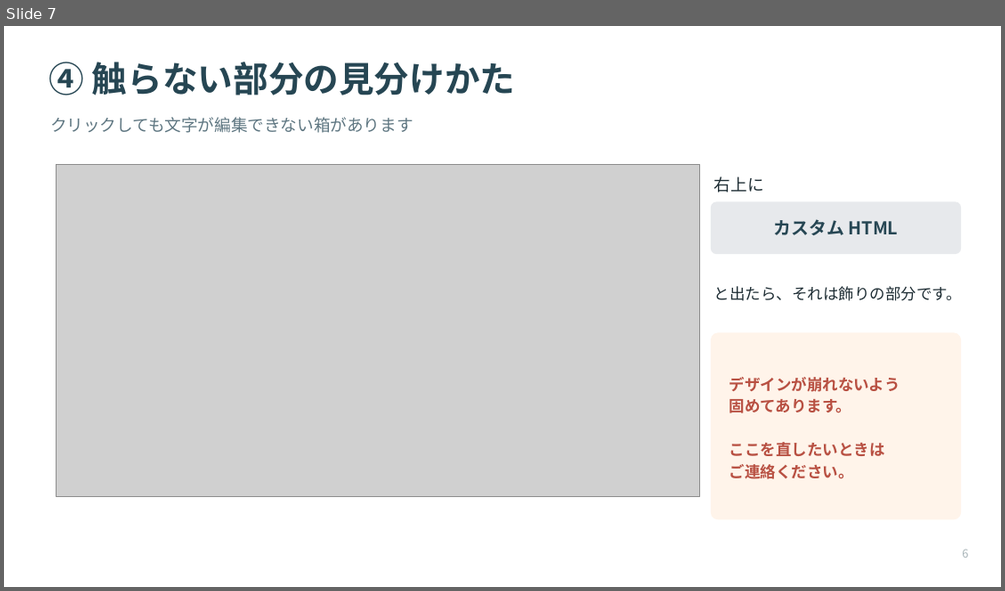
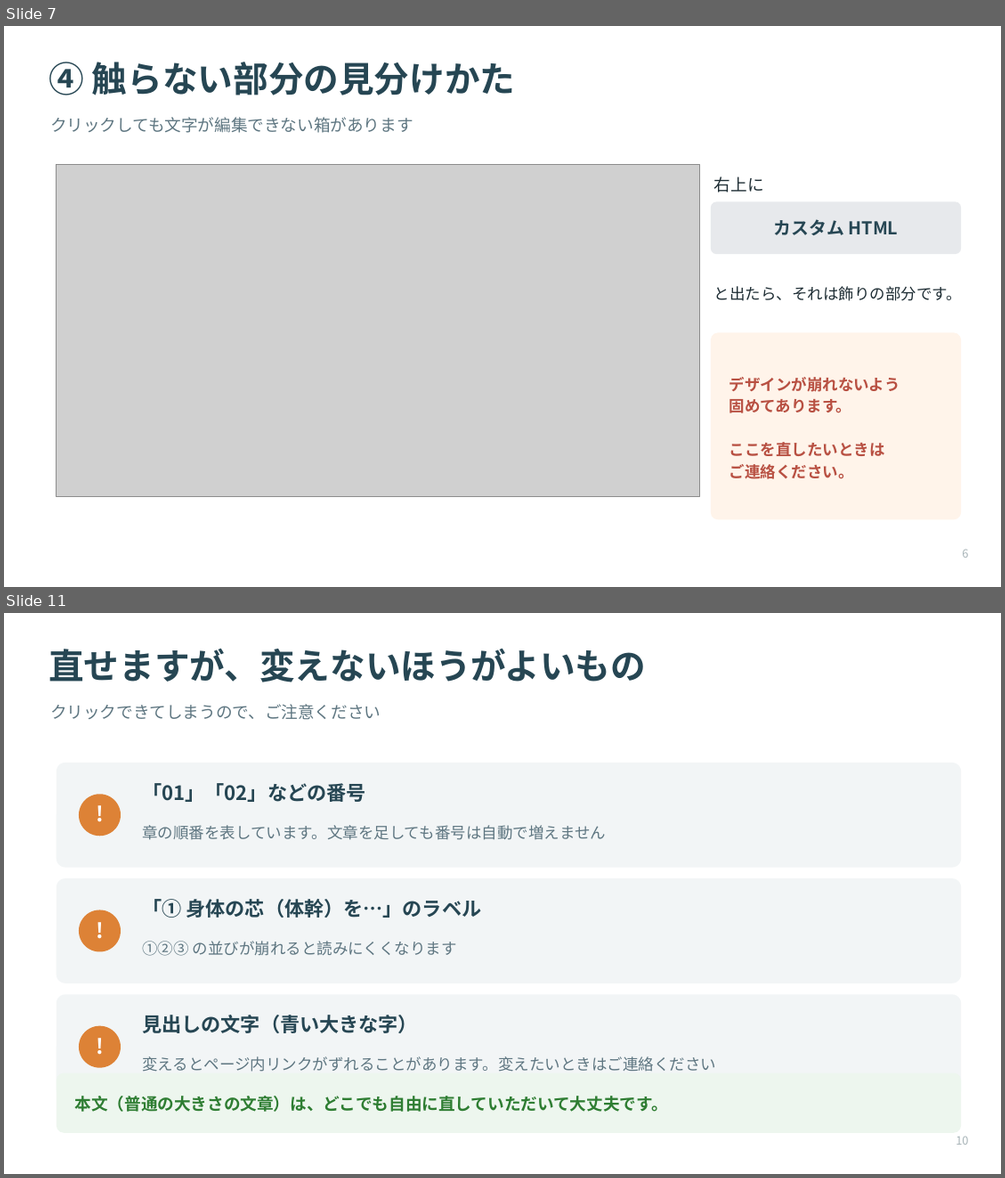
Before and after one commit to Kkenjis/dev-aspath-life, a slide deck: _wp移行素材/★引継ぎ資料/★山口様向け_ASPATHについて_文章の直し方.pptx. Shown one above the other, each under a label of ours: slide 7 before the commit, slides 7 and 11 after it; the slides between them are not shown. The pictures are 1005x591 and 1005x1178 pixels, drawn with LibreOffice and Linux fonts; fonts in the diff are those of the drawing; grey boxes stand for pictures. Boxes give left, top, right and bottom in pixels: in the first picture for what was removed or moved away, otherwise in the second. Text is boxed around its words. In the diff, an @@ line names an element or a change of style, - is before the commit and + after.

```diff
--- a/_wp移行素材/★引継ぎ資料/★山口様向け_ASPATHについて_文章の直し方.pptx
+++ b/_wp移行素材/★引継ぎ資料/★山口様向け_ASPATHについて_文章の直し方.pptx
@@ slide 11 added at (x1=4, y1=613, x2=1001, y2=1174), background #FFFFFF @@
@@ text added at (x1=48, y1=649, x2=646, y2=682), 34 pt, text #264653, bold @@
+直せますが、変えないほうがよいもの
@@ text added at (x1=50, y1=704, x2=380, y2=720), 16 pt, text #5E7681 @@
+クリックできてしまうので、ご注意ください
@@ rounded rectangle added at (x1=57, y1=763, x2=961, y2=868), fill #F2F5F6 @@
@@ ellipse added at (x1=79, y1=794, x2=121, y2=835), fill #DD8236 @@
@@ text added at (x1=79, y1=797, x2=121, y2=831), 20 pt, text #FFFFFF, bold @@
+!
@@ text added at (x1=142, y1=783, x2=365, y2=802), 19 pt, text #264653, bold @@
+「01」「02」などの番号
@@ text added at (x1=142, y1=825, x2=606, y2=840), 15 pt, text #5E7681 @@
+章の順番を表しています。文章を足しても番号は自動で増えません
@@ rounded rectangle added at (x1=57, y1=878, x2=961, y2=983), fill #F2F5F6 @@
@@ text added at (x1=142, y1=899, x2=482, y2=917), 19 pt, text #264653, bold @@
+「① 身体の芯（体幹）を…」のラベル
@@ ellipse added at (x1=79, y1=910, x2=121, y2=952), fill #DD8236 @@
@@ text added at (x1=79, y1=913, x2=121, y2=947), 20 pt, text #FFFFFF, bold @@
+!
@@ text added at (x1=142, y1=941, x2=457, y2=956), 15 pt, text #5E7681 @@
+①②③ の並びが崩れると読みにくくなります
@@ rounded rectangle added at (x1=57, y1=995, x2=961, y2=1099), fill #F2F5F6 @@
@@ ellipse added at (x1=79, y1=1026, x2=121, y2=1068), fill #DD8236 @@
@@ text added at (x1=79, y1=1029, x2=121, y2=1062), 20 pt, text #FFFFFF, bold @@
+!
@@ text added at (x1=142, y1=1014, x2=418, y2=1033), 19 pt, text #264653, bold @@
+見出しの文字（青い大きな字）
@@ text added at (x1=142, y1=1056, x2=716, y2=1071), 15 pt, text #5E7681 @@
+変えるとページ内リンクがずれることがあります。変えたいときはご連絡ください
@@ rounded rectangle added at (x1=57, y1=1073, x2=961, y2=1133), fill #EDF6EE @@
@@ text added at (x1=75, y1=1095, x2=668, y2=1111), 16 pt, text #2E7D32, bold @@
+本文（普通の大きさの文章）は、どこでも自由に直していただいて大丈夫です。
@@ text added at (x1=955, y1=1135, x2=968, y2=1144), 11 pt, text #A8B4B8 @@
+10
```
Also in this commit, not shown: 5 slides changed, 3 other slides added, 6 other files.
